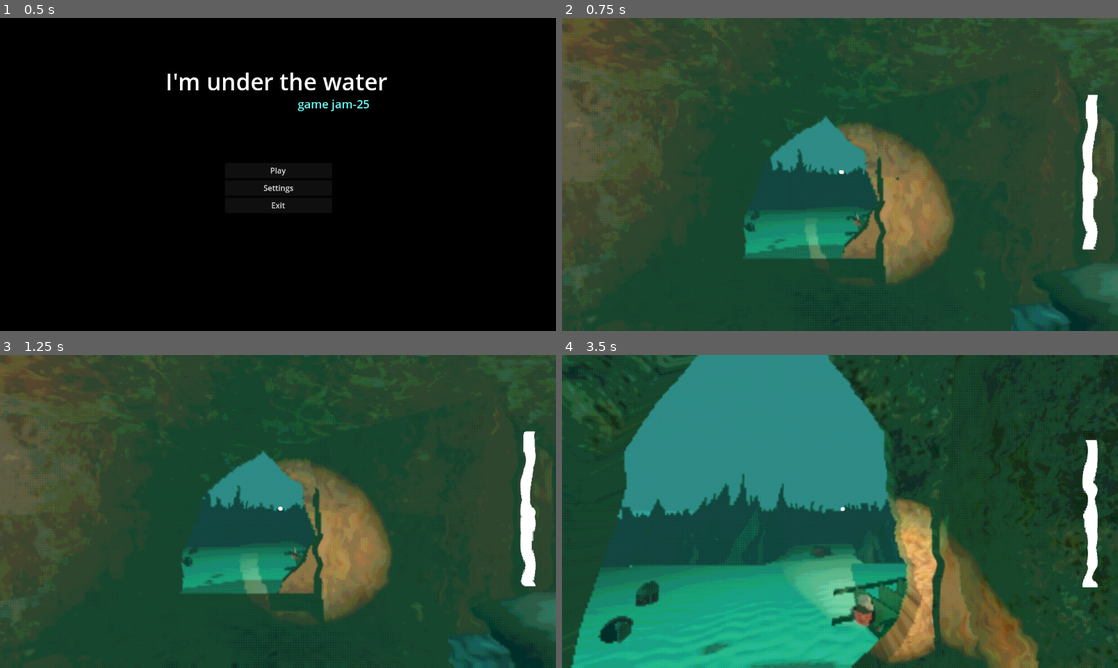
Above: before the commit, frames 1-4 (two rows, left to right).
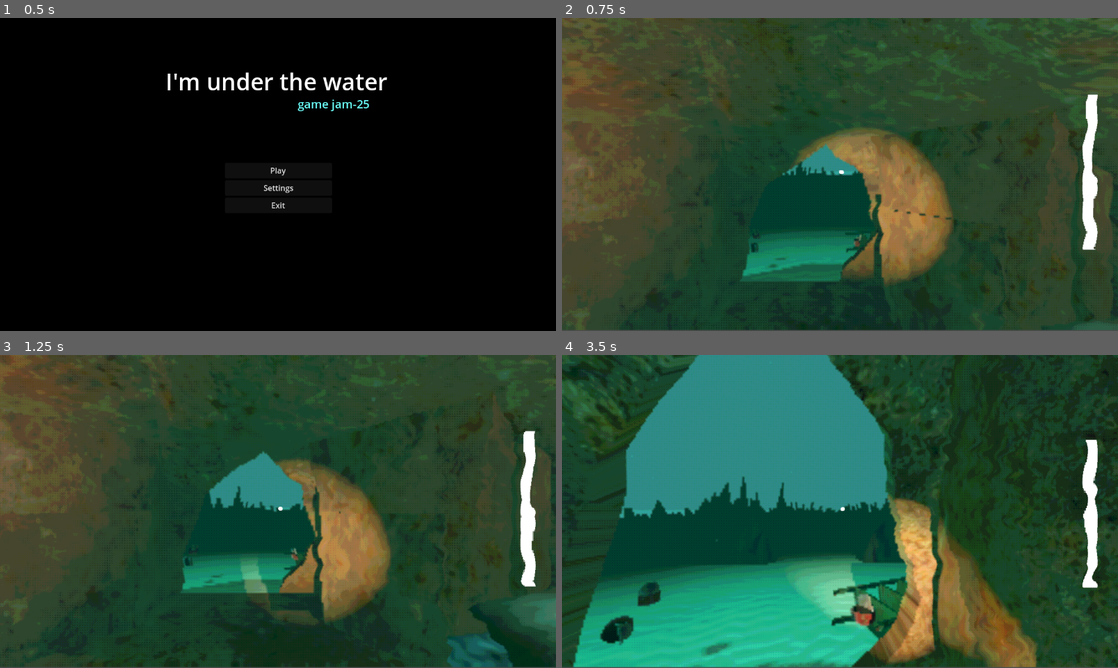
Above: after the commit, the same moments.

Repository: useronym/BubbleGameJam
Game: Godot game, scene res://scenes/mainMenu.tscn
Two runs of this game, one before a commit and one after it. Both use one fixed random seed, a clock stepped at 60 frames per second and the inputs below.
Inputs (mouse positions are in pixels of both pictures, inside the frame that each line leads up to):
- Up to frame 1 (0.5 s): no input
- Up to frame 2 (0.75 s): click "Play" at 0.5 s
- Up to frame 3 (1.25 s): no input
- Up to frame 4 (3.5 s): tap Enter at 1.25 s; move the mouse to (867, 511) at 1.27 s; hold W (up) from 1.28 s (still down); tap E (interact) at 1.35, 2.1, 2.85 s; move the mouse to (812, 511) at 2.02 s; move the mouse to (851, 505) at 2.77 s

Frame 1 is identical in both runs. In frame 2, 12% of the frame differs, in the area x 0-100%, y 0-100%; in frame 3, 1.5%; in frame 4, 3.2%.

Commit message:
Add ending scene with a lift

Diff:
--- a/main.tscn
+++ b/main.tscn
@@ -1,23 +1,28 @@
-[gd_scene load_steps=24 format=3 uid="uid://piq1qo6dhgdh"]
+[gd_scene load_steps=29 format=3 uid="uid://piq1qo6dhgdh"]
 
 [ext_resource type="PackedScene" uid="uid://brpt71jl5cg2q" path="res://scenes/player.tscn" id="1_8teri"]
 [ext_resource type="Shader" path="res://shaders/ps1.gdshader" id="1_k7buc"]
 [ext_resource type="Texture2D" uid="uid://bfveptx8iejlg" path="res://shaders/damien-ramirez-cg-2.jpg" id="2_l2tep"]
-[ext_resource type="Script" path="res://resize_viewport.gd" id="3_g6vh3"]
 [ext_resource type="PackedScene" uid="uid://b72hjo0h8mcm6" path="res://scenes/lights.tscn" id="3_r2uqw"]
+[ext_resource type="PackedScene" uid="uid://cn77ildhp66sp" path="res://environment/cornerroad.tscn" id="5_rk2qt"]
 [ext_resource type="PackedScene" uid="uid://dyy7qou5v3pbc" path="res://scenes/bubbles/bubble_area_on_ground.tscn" id="5_teoff"]
+[ext_resource type="PackedScene" uid="uid://dvvyaffq6qj2p" path="res://environment/emptyroad.tscn" id="5_uw7jg"]
+[ext_resource type="PackedScene" uid="uid://dgguda57ajbii" path="res://environment/endroad.tscn" id="6_1xvsr"]
+[ext_resource type="PackedScene" uid="uid://06y4ptj1rbp0" path="res://environment/crossroad.tscn" id="6_gbfun"]
+[ext_resource type="PackedScene" uid="uid://djru8fesjxq8n" path="res://environment/onewallroad.tscn" id="7_ssf3u"]
 [ext_resource type="PackedScene" uid="uid://mtsnhob3ue78" path="res://scenes/level.tscn" id="9_ndpwn"]
 [ext_resource type="PackedScene" uid="uid://df7xv0nfo6bja" path="res://scenes/bubbles/bubble_manager.tscn" id="10_alvmu"]
 [ext_resource type="PackedScene" uid="uid://b2clvwp6pfoxk" path="res://scenes/item/items_manager.tscn" id="13_2j1is"]
 [ext_resource type="AudioStream" uid="uid://6hooqjm4cwgd" path="res://environment/audio/bubble_env.wav" id="15_0f3oo"]
-[ext_resource type="PackedScene" uid="uid://8ctxyxkkmgeo" path="res://scenes/item/item_suit.tscn" id="15_3d437"]
-[ext_resource type="PackedScene" uid="uid://nw1hiirwbbl5" path="res://scenes/item/item_helmet.tscn" id="15_pxotq"]
-[ext_resource type="PackedScene" uid="uid://c0k22utsto20l" path="res://scenes/item/item_tank.tscn" id="16_yh77s"]
+[ext_resource type="PackedScene" path="res://scenes/item/item_suit.tscn" id="15_3d437"]
+[ext_resource type="PackedScene" path="res://scenes/item/item_helmet.tscn" id="15_pxotq"]
+[ext_resource type="PackedScene" path="res://scenes/item/item_tank.tscn" id="16_yh77s"]
 [ext_resource type="AudioStream" uid="uid://bw4q73n10c0ss" path="res://environment/audio/harmony_1.wav" id="19_xrs77"]
 [ext_resource type="AudioStream" uid="uid://d34auphr31u7" path="res://environment/audio/harmony_2.wav" id="20_2qe0c"]
 [ext_resource type="AudioStream" uid="uid://cd064vddnu426" path="res://environment/audio/harmony_3.wav" id="21_r51fk"]
 [ext_resource type="AudioStream" uid="uid://dyvpcdtn61qs0" path="res://environment/audio/rythm.wav" id="22_5dyo7"]
 [ext_resource type="AudioStream" uid="uid://3n2bdjdfy8yk" path="res://environment/audio/harmony_4.wav" id="22_q7mg7"]
+[ext_resource type="PackedScene" uid="uid://cgy38weex4et6" path="res://scenes/ending/ending_area.tscn" id="23_wguy0"]
 
 [sub_resource type="ShaderMaterial" id="ShaderMaterial_xegm8"]
 shader = ExtResource("1_k7buc")
@@ -42,16 +47,15 @@
 sky = SubResource("Sky_6brtm")
 ambient_light_source = 3
 tonemap_mode = 2
-ssao_enabled = true
 glow_enabled = true
 fog_enabled = true
 fog_mode = 1
 fog_light_color = Color(0.155107, 0.442158, 0.374404, 1)
-fog_light_energy = 0.3
+fog_light_energy = 0.19
 fog_density = 1.0
-fog_depth_curve = 0.5
 fog_depth_begin = 0.0
-fog_depth_end = 10.0
+fog_depth_end = 7.8
+volumetric_fog_density = 0.6537
 volumetric_fog_emission = Color(0.0976419, 0.254903, 0.226907, 1)
 volumetric_fog_emission_energy = 0.0
 
@@ -72,23 +76,23 @@
 [node name="SubViewportContainer" type="SubViewportContainer"]
 material = SubResource("ShaderMaterial_xegm8")
 offset_right = 1152.0
-offset_bottom = 648.0
+offset_bottom = 646.0
 size_flags_horizontal = 3
 size_flags_vertical = 3
 stretch = true
-script = ExtResource("3_g6vh3")
 
 [node name="SubViewport" type="SubViewport" parent="."]
 handle_input_locally = false
 scaling_3d_scale = 0.25
 audio_listener_enable_3d = true
-size = Vector2i(1152, 648)
+canvas_cull_mask = 4294966273
+size = Vector2i(1152, 646)
 render_target_update_mode = 4
 
 [node name="Node3D" type="Node3D" parent="SubViewport"]
 
 [node name="Player" parent="SubViewport/Node3D" instance=ExtResource("1_8teri")]
-transform = Transform3D(1, 0, 0, 0, 1, 0, 0, 0, 1, 0.303343, 0.144432, 0.293305)
+transform = Transform3D(1, 0, 0, 0, 1, 0, 0, 0, 1, 0.303343, 0.531423, 0.293305)
 
 [node name="WorldEnvironment" type="WorldEnvironment" parent="SubViewport/Node3D"]
 environment = SubResource("Environment_qbkgc")
@@ -97,6 +101,21 @@
 
 [node name="AllModules" type="Node3D" parent="SubViewport/Node3D"]
 
+[node name="cornerroad" parent="SubViewport/Node3D/AllModules" instance=ExtResource("5_rk2qt")]
+transform = Transform3D(-4.37114e-08, 0, 1, 0, 1, 0, -1, 0, -4.37114e-08, -13, 0, 1)
+
+[node name="crossroad" parent="SubViewport/Node3D/AllModules" instance=ExtResource("6_gbfun")]
+transform = Transform3D(1, 0, 0, 0, 1, 0, 0, 0, 1, -23, 0, 6)
+
+[node name="emptyroad" parent="SubViewport/Node3D/AllModules" instance=ExtResource("5_uw7jg")]
+transform = Transform3D(1, 0, 0, 0, 1, 0, 0, 0, 1, -18, 0, 6)
+
+[node name="endroad" parent="SubViewport/Node3D/AllModules" instance=ExtResource("6_1xvsr")]
+transform = Transform3D(1, 0, 0, 0, 1, 0, 0, 0, 1, -18, 0, 1)
+
+[node name="onewallroad" parent="SubViewport/Node3D/AllModules" instance=ExtResource("7_ssf3u")]
+transform = Transform3D(1, 0, 0, 0, 1, 0, 0, 0, 1, -13, 0, 6)
+
 [node name="level" parent="SubViewport/Node3D" instance=ExtResource("9_ndpwn")]
 
 [node name="BubbleManager" parent="." instance=ExtResource("10_alvmu")]
@@ -141,7 +160,7 @@
 transform = Transform3D(1, 0, 0, 0, 1, 0, 0, 0, 1, 5.43889, 0.69827, -0.5849)
 
 [node name="BubbleAreaOnGround2" parent="BubbleManager" instance=ExtResource("5_teoff")]
-transform = Transform3D(1, 0, 0, 0, 1, 0, 0, 0, 1, -0.00659204, 0.69827, -8.62754)
+transform = Transform3D(1, 0, 0, 0, 1, 0, 0, 0, 1, 0.738281, 0.69827, -10.355)
 
 [node name="BubbleAreaOnGround7" parent="BubbleManager" instance=ExtResource("5_teoff")]
 transform = Transform3D(1, 0, 0, 0, 1, 0, 0, 0, 1, -4.85021, 0.69827, 6.15085)
@@ -156,6 +175,7 @@
 transform = Transform3D(1, 0, 0, 0, 1, 0, 0, 0, 1, 14.8313, 0.69827, -29.9746)
 
 [node name="ItemsManager" parent="." instance=ExtResource("13_2j1is")]
+unique_name_in_owner = true
 transform = Transform3D(1, 0, 0, 0, 1, 0, 0, 0, 1, 0, 0, -5.78072)
 
 [node name="ItemSuit" parent="ItemsManager" instance=ExtResource("15_3d437")]
@@ -210,4 +230,8 @@
 autoplay = true
 panning_strength = 3.0
 
+[node name="EndingArea" parent="." instance=ExtResource("23_wguy0")]
+unique_name_in_owner = true
+transform = Transform3D(1, 0, 0, 0, 1, 0, 0, 0, 1, 0, 0, -5.46016)
+
 [connection signal="bubbles_breathed_in" from="BubbleManager" to="SubViewport/Node3D/Player" method="_on_bubble_manager_bubbles_breathed_in"]
--- a/scenes/PlayerGUI.tscn
+++ b/scenes/PlayerGUI.tscn
@@ -4,7 +4,7 @@
 [ext_resource type="Script" path="res://scenes/playerGUI.gd" id="1_r6s6h"]
 [ext_resource type="Script" path="res://scenes/pause_node.gd" id="3_81wm1"]
 [ext_resource type="PackedScene" uid="uid://bs035oor8cgug" path="res://scenes/SettingsWindow.tscn" id="4_48uxn"]
-[ext_resource type="PackedScene" uid="uid://2fr2e1iusn1b" path="res://scenes/notes/noteGUI.tscn" id="5_r5rl5"]
+[ext_resource type="PackedScene" uid="uid://2fr2e1iusn1b" path="res://scenes/notes/note.tscn" id="5_r5rl5"]
 
 [sub_resource type="StyleBoxFlat" id="StyleBoxFlat_wga81"]
 bg_color = Color(0, 0, 0, 0.329412)
--- /dev/null
+++ b/scenes/ending/ending_area.gd
@@ -0,0 +1,38 @@
+extends Node3D
+
+signal ending_started
+
+@onready var area_3d = $EndingTriggerArea
+@onready var lift = $LiftToJesus
+
+var is_ending_in_progress = false
+const JESUS_PULL_SPEED = 0.3
+
+# Called when the node enters the scene tree for the first time.
+func _ready():
+	%ItemsManager.all_items_collected.connect(_on_all_items_collected)
+	area_3d.body_entered.connect(_on_area_3d_entered_by_player)
+
+
+# Called every frame. 'delta' is the elapsed time since the previous frame.
+func _process(delta):
+	pass
+
+func _physics_process(delta):
+	if is_ending_in_progress:
+		# LIFTING
+		lift.global_transform.origin.y += JESUS_PULL_SPEED * delta
+
+
+func _on_all_items_collected():
+	area_3d.monitoring = true
+
+func enable_lift():
+	$LiftToJesus/CollisionShape3D.disabled = false
+
+# ENDING
+func _on_area_3d_entered_by_player():
+	ending_started.emit()
+	enable_lift()
+
+	is_ending_in_progress = true
--- /dev/null
+++ b/scenes/ending/ending_area.tscn
@@ -0,0 +1,32 @@
+[gd_scene load_steps=5 format=3 uid="uid://cgy38weex4et6"]
+
+[ext_resource type="Script" path="res://scenes/ending/ending_area.gd" id="1_v2x1q"]
+[ext_resource type="Texture2D" uid="uid://d3rm68586t0p" path="res://environment/suit/helmet.png" id="2_3ndn5"]
+
+[sub_resource type="CylinderShape3D" id="CylinderShape3D_yf3f4"]
+height = 1.0
+
+[sub_resource type="CylinderShape3D" id="CylinderShape3D_ijku3"]
+height = 0.5
+
+[node name="EndingArea" type="Node3D"]
+script = ExtResource("1_v2x1q")
+
+[node name="EndingTriggerArea" type="Area3D" parent="."]
+transform = Transform3D(1, 0, 0, 0, 1, 0, 0, 0, 1, 0, 0.5, 0)
+monitoring = false
+
+[node name="CollisionShape3D" type="CollisionShape3D" parent="EndingTriggerArea"]
+shape = SubResource("CylinderShape3D_yf3f4")
+
+[node name="LiftToJesus" type="StaticBody3D" parent="."]
+transform = Transform3D(1, 0, 0, 0, 1, 0, 0, 0, 1, 0, -0.25, 0)
+
+[node name="CollisionShape3D" type="CollisionShape3D" parent="LiftToJesus"]
+shape = SubResource("CylinderShape3D_ijku3")
+disabled = true
+
+[node name="TestSprite" type="Sprite3D" parent="LiftToJesus"]
+transform = Transform3D(1, 0, 0, 0, 1, 0, 0, 0, 1, 0, 0.386059, 0)
+visible = false
+texture = ExtResource("2_3ndn5")
--- a/scenes/player.gd
+++ b/scenes/player.gd
@@ -32,12 +32,15 @@
 
 
 var inputEnabled := true # can the player move?
+
 var aimlookEnabled := true # can the player look around?
 var interactionsEnabled := true # can the player interact with Interactibles3D?
 #region Main control flow
 
 func _ready():
 	$MeshInstance3D.hide()
+	%EndingArea.ending_started.connect(_on_ending_started)
+
 	airDepletionTimer.start()
 	Input.mouse_mode = Input.MOUSE_MODE_CAPTURED
 	GameManager.player = self
@@ -155,4 +158,7 @@
 	airDepletionTimer.start()
 	increase_air_capacity()
 	pass # Replace with function body.
+
+func _on_ending_started():
+	self.inputEnabled = false
 #endregion
Not shown: 1 places in scenes/bubbles/bubble_area_on_ground.tscn that only renumber resources
